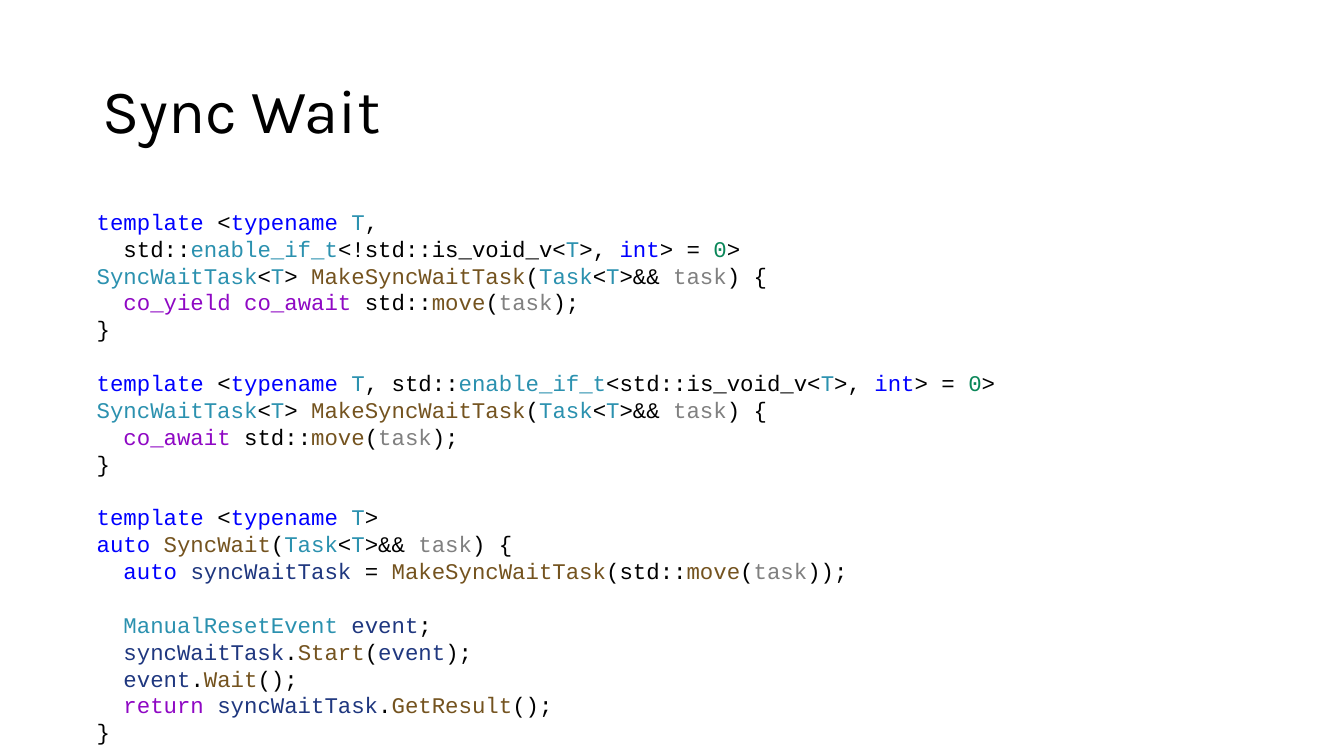
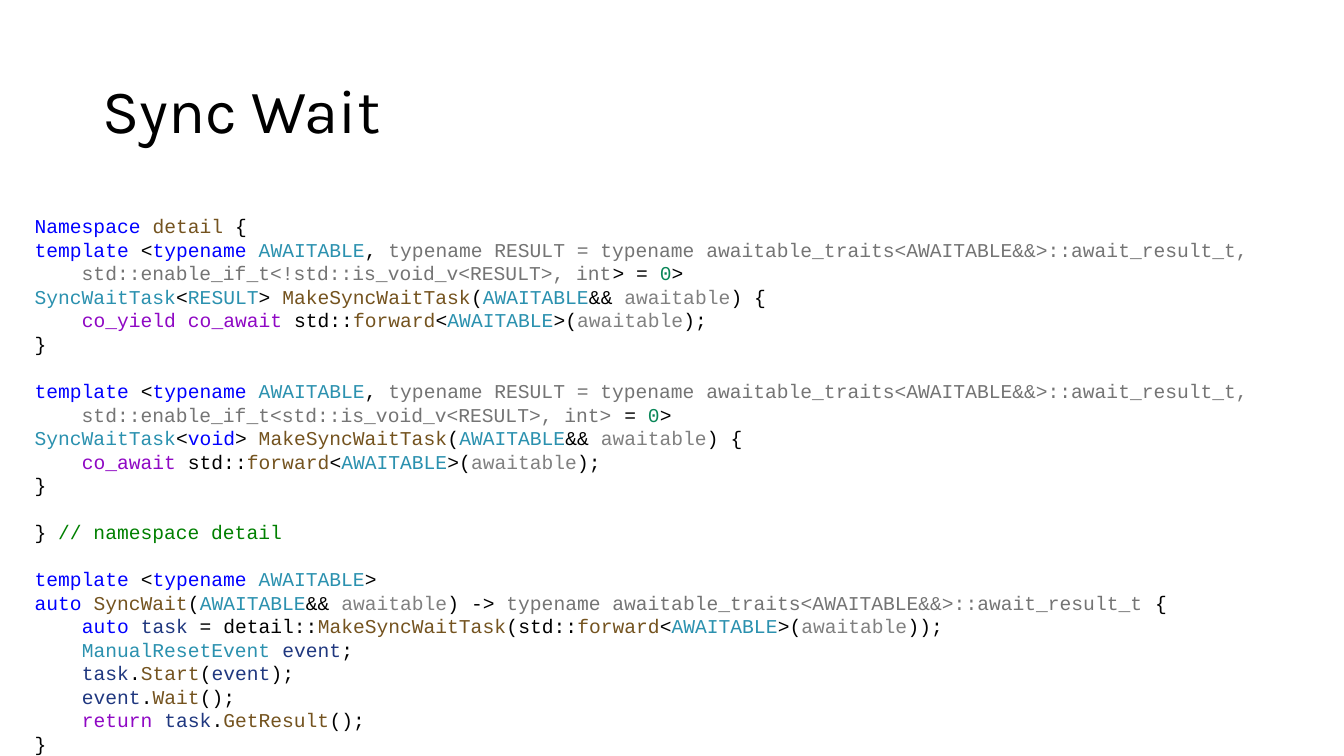
Before and after one commit to alexey-malov/pc, a slide deck: slide 80 of lectures/12/Coroutines.pptx (slide 77 before the commit). Drawn at 1344x756 pixels with LibreOffice and Linux fonts; fonts in the diff are those of the drawing. Boxes give left, top, right and bottom in pixels: in the first picture for what was removed or moved away, otherwise in the second. Text is boxed around its words. In the diff, an @@ line names an element or a change of style, - is before the commit and + after.

```diff
--- a/lectures/12/Coroutines.pptx
+++ b/lectures/12/Coroutines.pptx
@@ text "Namespace detail {": place and size @@
-text "Namespace detail {" at (97, 214, 995, 718)
+text "Namespace detail {" at (35, 219, 1247, 731)
@@ text at (35, 219, 1247, 331): text changed; size 16 to 14 pt; text colour #000000 to #747474 @@
-template <typename T,
-std::enable_if_t<!std::is_void_v<T>, int> = 0>
-SyncWaitTask<T> MakeSyncWaitTask(Task<T>&& task) {
-co_yield co_await std::move(task);
+Namespace detail {
+template <typename AWAITABLE, typename RESULT = typename awaitable_traits<AWAITABLE&&>::await_result_t,
+std::enable_if_t<!std::is_void_v<RESULT>, int> = 0>
+SyncWaitTask<RESULT> MakeSyncWaitTask(AWAITABLE&& awaitable) {
+co_yield co_await std::forward<AWAITABLE>(awaitable);
@@ text at (35, 384, 1247, 473): text changed; size 16 to 14 pt; text colour #000000 to #747474 @@
-template <typename T, std::enable_if_t<std::is_void_v<T>, int> = 0>
-SyncWaitTask<T> MakeSyncWaitTask(Task<T>&& task) {
-co_await std::move(task);
+template <typename AWAITABLE, typename RESULT = typename awaitable_traits<AWAITABLE&&>::await_result_t,
+std::enable_if_t<std::is_void_v<RESULT>, int> = 0>
+SyncWaitTask<void> MakeSyncWaitTask(AWAITABLE&& awaitable) {
+co_await std::forward<AWAITABLE>(awaitable);
@@ text at (35, 525, 1142, 637): text changed; size 16 to 14 pt; text colour #74531F to #747474 @@
-template <typename T>
-auto SyncWait(Task<T>&& task) {
-auto syncWaitTask = MakeSyncWaitTask(std::move(task));
+} // namespace detail
+template <typename AWAITABLE>
+auto SyncWait(AWAITABLE&& awaitable) -> typename awaitable_traits<AWAITABLE&&>::await_result_t {
+auto task = detail::MakeSyncWaitTask(std::forward<AWAITABLE>(awaitable));
@@ text at (82, 643, 353, 708): size 16 to 14 pt in "}", "}", "ManualResetEvent event;", "event.Wait();" and 1 more places @@
@@ text at (82, 667, 294, 684): text changed; size 16 to 14 pt @@
-syncWaitTask.Start(event);
+task.Start(event);
@@ text at (82, 714, 364, 731): text changed; size 16 to 14 pt; text colour #1F377F to #74531F @@
-return syncWaitTask.GetResult();
+return task.GetResult();
```
Also in this commit, not shown: 17 other slides changed, 4 slides added, 4 other files.
